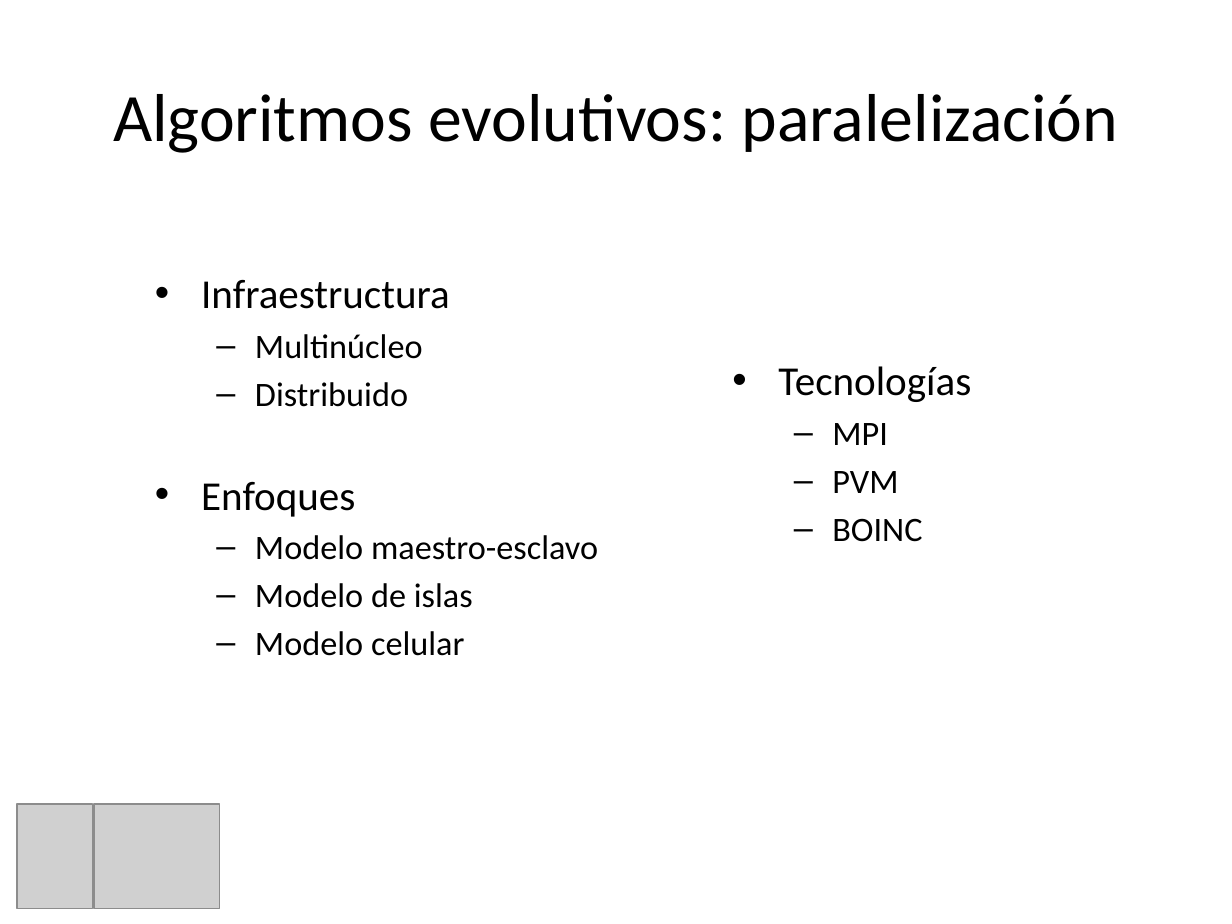
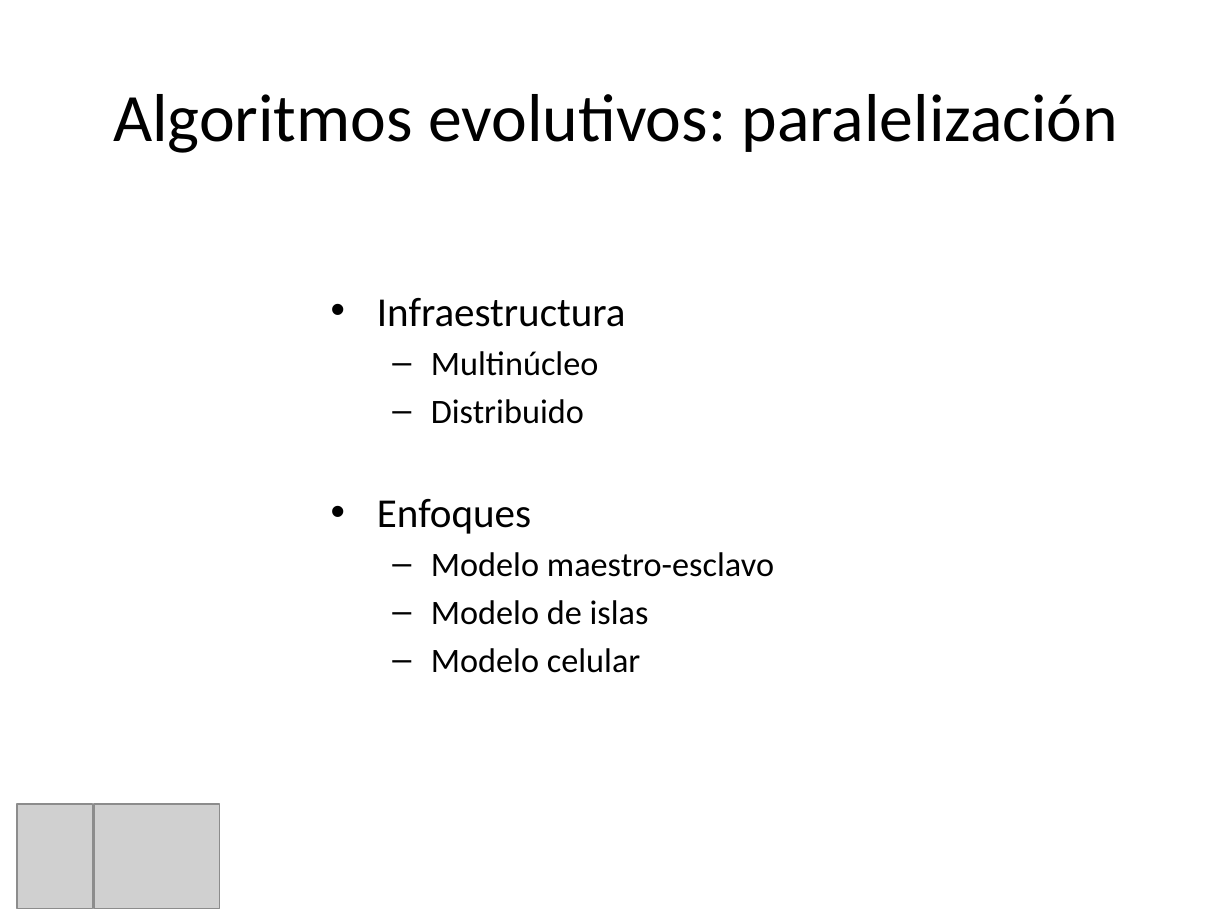
Before and after one commit to dlanza1/ecj_hadoop, a slide deck: slide 7 of doc/Presentacion.pptx. Drawn at 1232x924 pixels with LibreOffice and Linux fonts; fonts in the diff are those of the drawing; grey boxes stand for pictures. Boxes give left, top, right and bottom in pixels: in the first picture for what was removed or moved away, otherwise in the second. Text is boxed around its words. In the diff, an @@ line names an element or a change of style, - is before the commit and + after.

Commit message:
Update final presentation

```diff
--- a/doc/Presentacion.pptx
+++ b/doc/Presentacion.pptx
@@ text "Infraestructura" moved from (x1=201, y1=280, x2=598, y2=656) to (x1=377, y1=298, x2=774, y2=673) @@
@@ text removed at (x1=778, y1=366, x2=971, y2=542) @@
-• Tecnologías
-  – MPI
-  – PVM
-  – BOINC
```
Also in this commit, not shown: 5 other slides changed.
